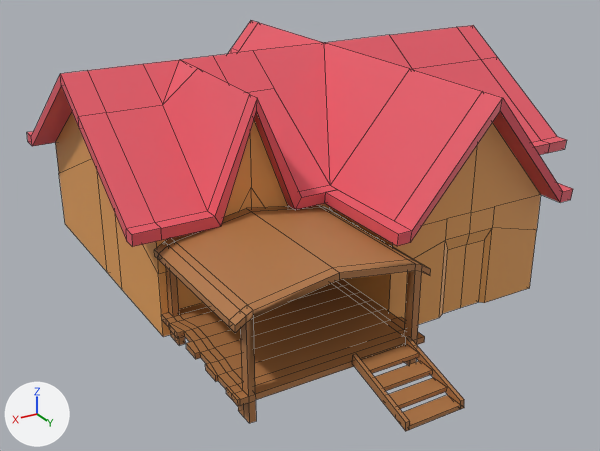
Two versions of the FBX model Assets/Assets/3D/House_1.fbx, one commit apart.
One viewpoint serves both versions: a 50 mm camera at (8.55, 15.33, 6.71) aimed at (0.52, 1.96, 0.02). Lighting does not change. The marker at lower left points along +X, +Y and +Z. Mesh edges are drawn as thin lines. Where no turn or scale is listed for an object, it has been applied to the vertices.

The scene before the commit, as lines of its bpy script (objects in view):
```python
mat_material = principled_material('Material')
mat_material.base_color = (0.8, 0.102, 0.138)  # red #e75a68
mat_material_001 = principled_material('Material.001')
mat_material_001.base_color = (0.8, 0.359, 0.0979)  # orange #e7a158
mat_material_003 = principled_material('Material.003')
mat_material_003.base_color = (0.434, 0.184, 0.0618)  # brown #b07746
me_cube = bpy.data.meshes.new('Cube')
me_cube.from_pydata(...)  # 211 vertices, 210 faces; spans x -5.42..4.6, y -4.18..4.72, z -2.11..2.11
# faces by material slot: [121, 58, 31]
me_cube.materials.append(mat_material)  # red #e75a68
me_cube.materials.append(mat_material_001)  # orange #e7a158
me_cube.materials.append(mat_material_002)  # dark grey #5a5a5a
# before: 55 (2.25, 2.21, 1.85), 63 (3.12, 2.23, 0.11) at pixel (207, 211), 82 (1.38, 2.23, 0.11), 85 (1.5, 0.13, 1.51), 86 (2.25, 2.23, 2.07) at pixel (249, 94)
# before: 88 (2.99, 0.13, 1.51) at pixel (162, 104), 89 (2.25, 0.13, 2.11) at pixel (197, 68), 125 (2.25, 2.48, 1.85) at pixel (256, 110)
me_cube_004 = bpy.data.meshes.new('Cube.004')
me_cube_004.from_pydata(...)  # 234 vertices, 250 faces; spans x -1.93..1.69, y -1.54..1.46, z -0.73..1.41
me_cube_004.materials.append(mat_material_003)  # brown #b07746
me_cube_008 = bpy.data.meshes.new('Cube.008')
me_cube_008.from_pydata(...)  # 48 vertices, 36 faces; spans x -0.559..0.575, y -0.715..0.704, z -0.235..0.323
me_cube_008.materials.append(mat_material_003)  # brown #b07746
ob_gazibo = bpy.data.objects.new('Gazibo', me_cube_004)
ob_gazibo.location = (2.35, 4.54, -0.3)
ob_house = bpy.data.objects.new('House', me_cube)
ob_house.location = (-0.09, 0.79, 1.11)
ob_patiostairs = bpy.data.objects.new('PatioStairs', me_cube_008)
ob_patiostairs.location = (1.41, 6.73, -0.73)
```
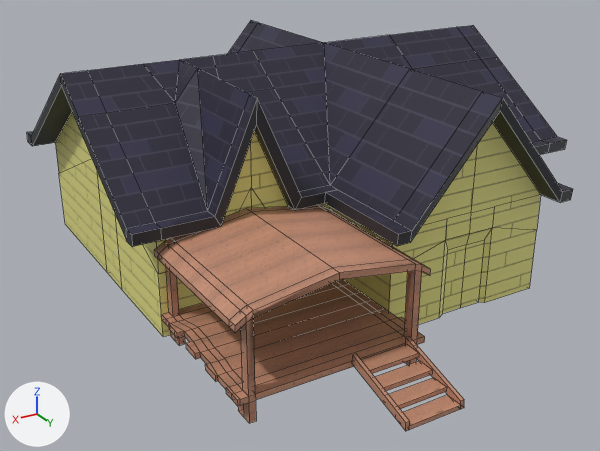
Changed parts and their boxes [x1, y1, x2, y2] in the pictures (600 x 451 px):
'House', surface changed, recoloured, reshaped: [27, 20, 573, 337] in both
'Gazibo', recoloured, surface changed: [154, 205, 430, 423] in both
'PatioStairs', recoloured: [353, 336, 464, 431] in both
part 1 of me_cube, built on: [87, 51, 330, 226] in both
part 2 of me_cube, surface changed: [27, 20, 572, 337] in both
part 3 of me_cube, recoloured (red to black): [27, 75, 573, 247] in both

The change in detail:
Picture 'Wood.png' (img_wood_png) is new.
Picture 'House Siding.png' (img_house_siding_png) is new.
Picture 'House Roof.png' (img_house_roof_png) is new.
In material 'Material' (mat_material), base_color is no longer (0.8, 0.102, 0.138), red #e75a68.
In material 'Material' (mat_material), texture is now set to img_house_roof_png.
In material 'Material.001' (mat_material_001), base_color is no longer (0.8, 0.359, 0.0979), orange #e7a258.
In material 'Material.001' (mat_material_001), texture is now set to img_house_siding_png.
Material 'Material.003' (mat_material_003) changes colour from brown #b07746 to black #272b32; in linear values from (0.434, 0.184, 0.0618) to (0.0203, 0.024, 0.0319).
Material 'Material.004' (mat_material_004) is new.
Its texture is img_wood_png.
me_cube is used by ob_house; location (-0.09, 0.79, 1.11).
Verts and faces of me_cube; kept vertices keep their numbers, new ones are numbered from 211.
me_cube had 211 vertices, 210 faces and spanned x -5.42..4.6, y -4.18..4.72, z -2.11..2.11.
me_cube now has 211 vertices, 212 faces and spans x -5.42..4.6, y -4.18..4.72, z -2.11..2.11.
Part 1, on me_cube:
Faces deleted: (82, 85, 89, 86), (63, 86, 89, 88).
Vertex 55 moves to (2.25, 2.21, 1.61).
Vertex 125 moves to (2.25, 2.48, 1.61), pixel (256, 124).
Vertex 85 moves to (1.75, 0.13, 1.51).
Vertex 88 moves to (2.75, 0.13, 1.51), pixel (175, 102).
New faces: (82, 89, 86), (63, 89, 88), (82, 85, 89), (63, 86, 89) (mat_material (picture img_house_roof_png)).
me_cube part 2: 111 kept faces spanning x -5.42..4.6, y -4.15..4.72, z -2.11..2.11 get new texture (UV) coordinates.
me_cube part 3: 62 faces spanning x -5.42..4.6, y -4.18..4.72, z -0.11..2.11 switch from mat_material (red #e75a68) to mat_material_003 (black #272b32).
me_cube_008 has 48 vertices, 36 faces and spans x -0.559..0.575, y -0.715..0.704, z -0.235..0.323.
me_cube_008 no longer uses material mat_material_003 (brown #b07746).
me_cube_008 now uses material mat_material_004 (picture img_wood_png).
me_cube_004 has 234 vertices, 250 faces and spans x -1.93..1.69, y -1.54..1.46, z -0.73..1.41.
me_cube_004 is used by ob_gazibo; location (2.35, 4.54, -0.3).
me_cube_004 no longer uses material mat_material_003 (brown #b07746).
me_cube_004 part 4: texture (UV) coordinates of 250 of 250 faces, centred in x -1.93..1.69, y -1.54..1.46, z -0.73..1.3, changed; they spanned u 0.0..0.88, v 0.0..1.0 and now span u -6.92..7.88, v -6.63..7.63.
me_cube_004 now uses material mat_material_004 (picture img_wood_png).
